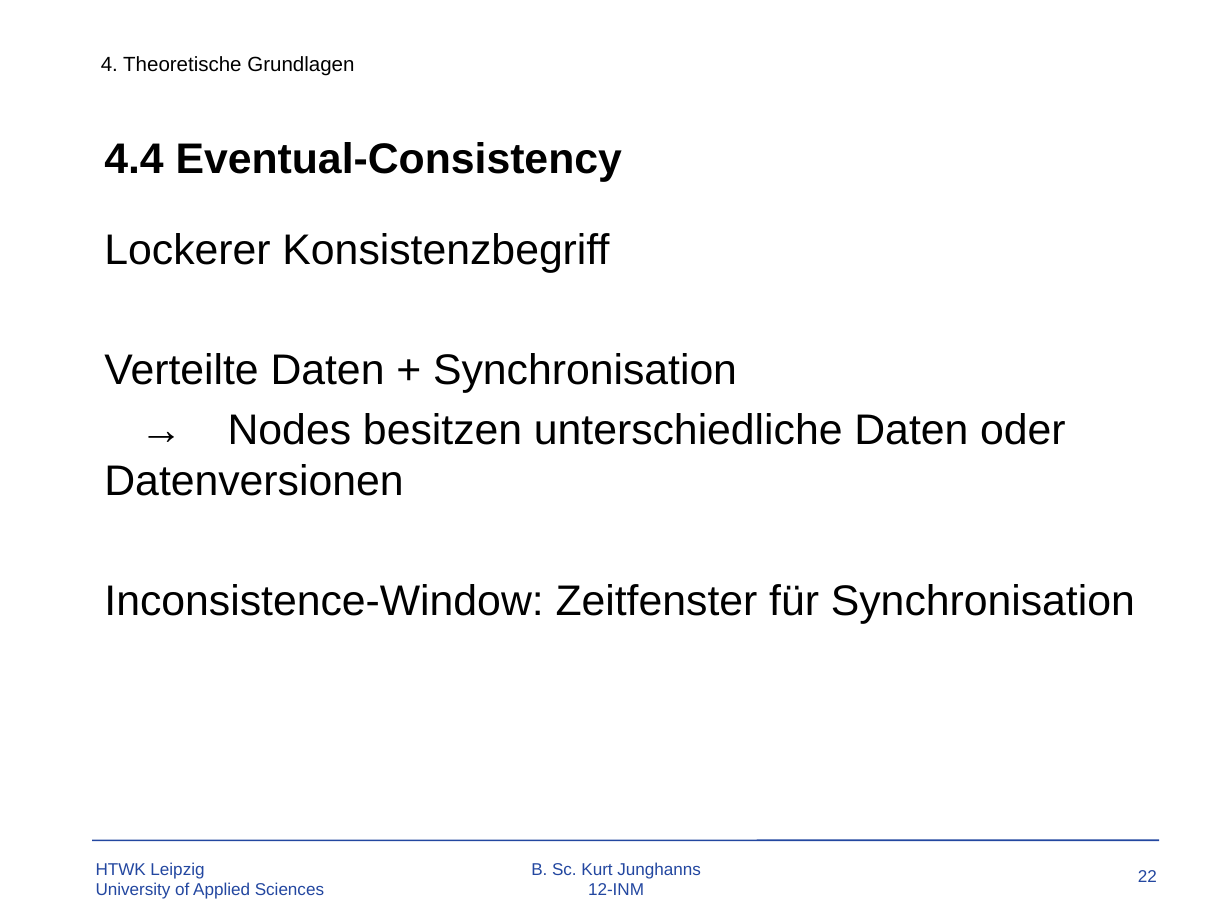
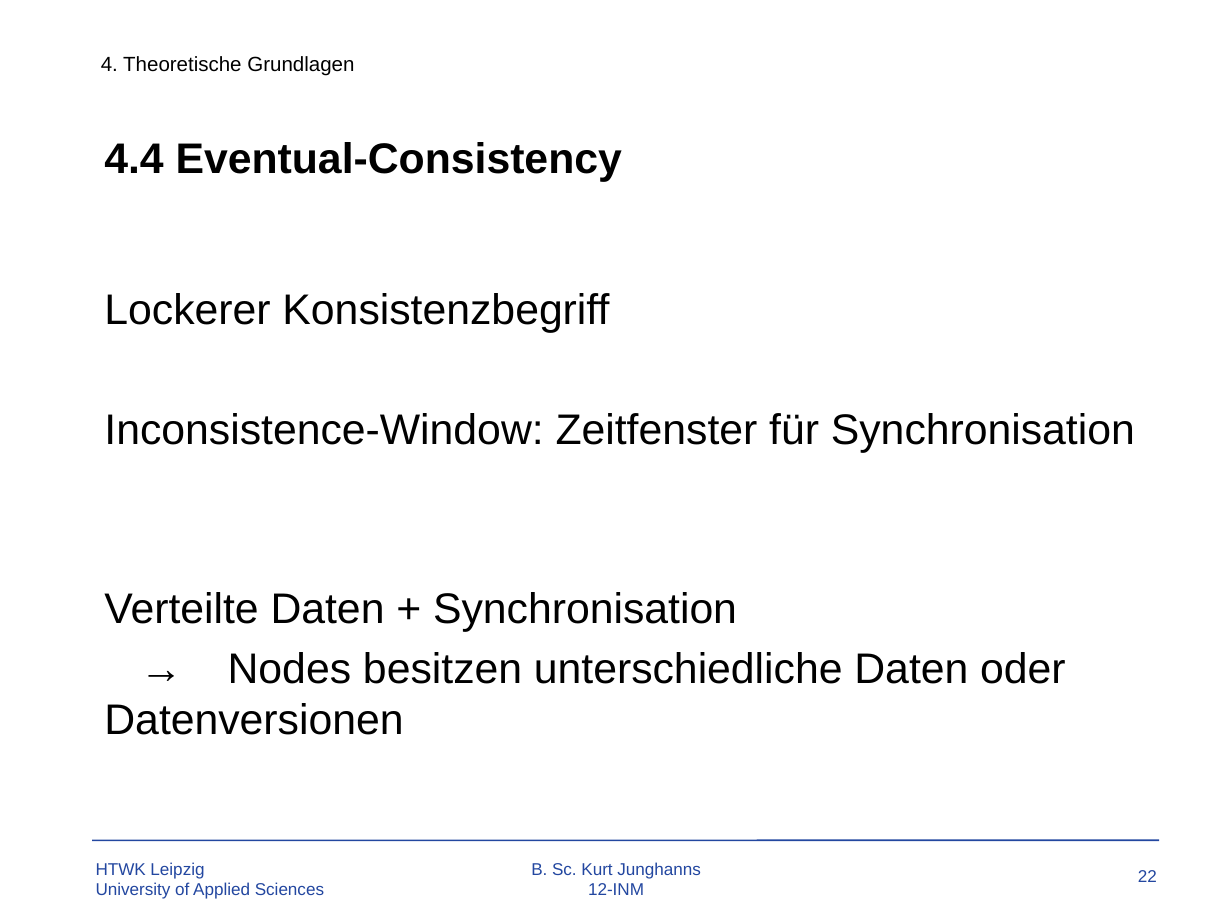
Before and after one commit to TBoonX/OS-Datenbanken, a slide deck: slide 22 of Praesentation.pptx. Drawn at 1232x924 pixels with LibreOffice and Linux fonts; fonts in the diff are those of the drawing; background and template pictures are left out. Boxes give left, top, right and bottom in pixels: in the first picture for what was removed or moved away, otherwise in the second. Text is boxed around its words. In the diff, an @@ line names an element or a change of style, - is before the commit and + after.

```diff
--- a/Praesentation.pptx
+++ b/Praesentation.pptx
@@ text at [104, 413, 1135, 452]: paragraph added @@
+Inconsistence-Window: Zeitfenster für Synchronisation
@@ text at [104, 584, 1135, 623]: paragraph removed @@
-Inconsistence-Window: Zeitfenster für Synchronisation
```
Also in this commit, not shown: 5 other slides changed, 6 slides added.
